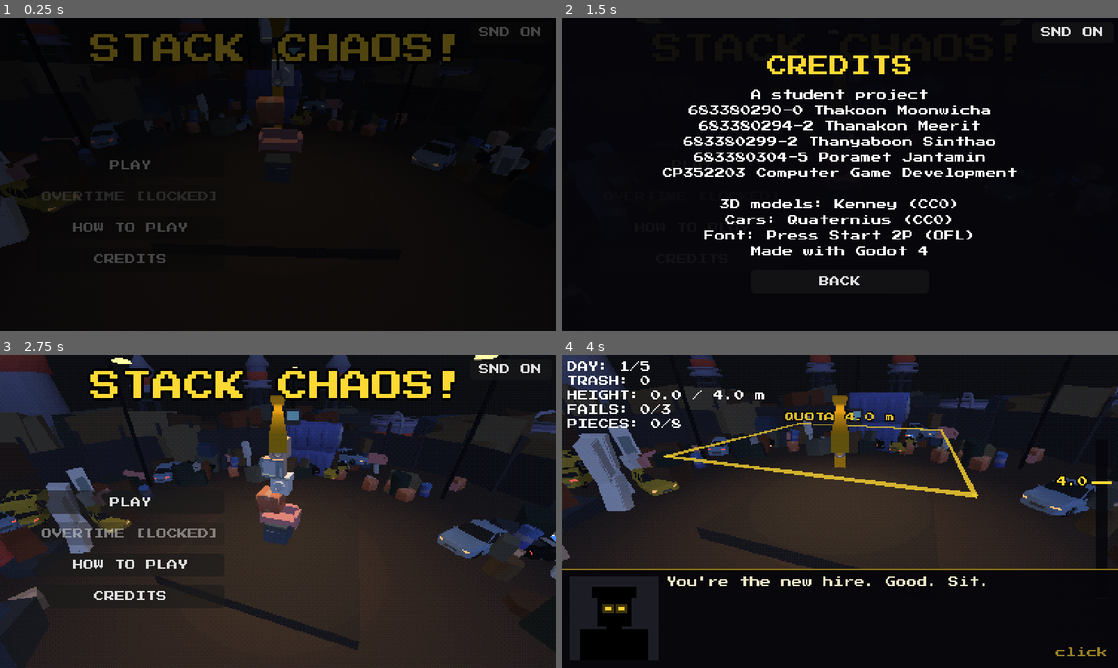
Above: before the commit, frames 1-4 (two rows, left to right).
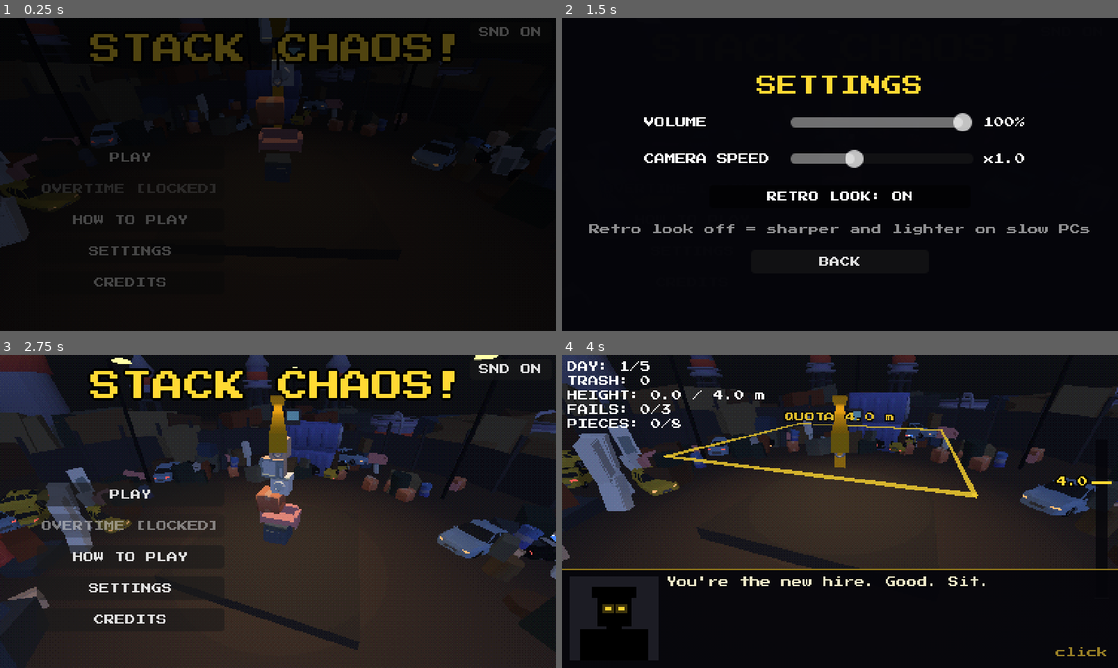
Above: after the commit, the same moments.

Repository: coconutTM/Stack-Chaos
Game: Godot game, scene res://scenes/main.tscn
The game is run twice, just before and just after one commit, with the same random seed, the same clock (stepped at 60 frames per second) and the same inputs.
Inputs (mouse positions are in pixels of both pictures, inside the frame that each line leads up to):
- Up to frame 1 (0.25 s): no input
- Up to frame 2 (1.5 s): click "SND ON" at 0.5 s; click (689, 252) at 1.25 s, where only the run after the commit has a clickable "SETTINGS"
- Up to frame 3 (2.75 s): click "BACK" at 2 s
- Up to frame 4 (4 s): click "PLAY" at 2.75 s; tap Enter at 3.5 s; move the mouse to (962, 495) at 3.52 s; tap P at 3.6 s; click (962, 495) at 3.67 s

The runs differ from the first frame. In frame 1, 1.8% of the frame differs, in the area x 7-39%, y 43-86%; in frame 2, 9.6%, in the area x 4-98%, y 2-86%; in frame 3, 2.5%; in frame 4, nothing differs.

Commit message:
D1: SETTINGS page (volume, camera speed, retro look toggle)
SettingsPanel opens from the title menu and pause menu. Volume drives the
master bus, camera speed scales right-drag rotation, and Retro Look off
disables the dither post pass and vertex snapping for slow machines/web.
All values persist in user://settings.cfg.

Co-Authored-By: Claude Sonnet 5.5 <noreply@anthropic.com>

Diff:
--- a/scripts/main.gd
+++ b/scripts/main.gd
@@ -33,6 +33,7 @@
 var height_meter: HeightMeter
 var review: ReviewScreen
 var title_menu: TitleMenu
+var settings_panel: SettingsPanel
 var item_choice: ItemChoice
 var look: Ps1Look
 var modifiers: DayModifiers
@@ -72,6 +73,8 @@
 
 func _ready() -> void:
 	Settings.load_all()
+	Settings.apply_audio()
+	Psx.set_snap(Settings.retro_look)
 	GameTheme.apply(get_tree().root)
 	sfx = Sfx.new()
 	add_child(sfx)
@@ -108,6 +111,7 @@
 	title_menu.play_pressed.connect(_start_run)
 	title_menu.overtime_pressed.connect(_start_run.bind(true))
 	title_menu.clicked.connect(func() -> void: sfx.play("ui_click"))
+	title_menu.settings_pressed.connect(func() -> void: settings_panel.open())
 	review.tick.connect(func() -> void: sfx.play("ui_click", -6.0))
 	review.stamp.connect(func() -> void: sfx.play("item_get"))
 	items = ItemSystem.new(self)
@@ -128,7 +132,11 @@
 	pause_menu = PauseMenu.new()
 	pause_menu.can_pause = func() -> bool: return state == State.HOLDING or state == State.WAITING
 	pause_menu.quit_requested.connect(_go_title)
+	pause_menu.settings_requested.connect(func() -> void: settings_panel.open())
 	add_child(pause_menu)
+	settings_panel = SettingsPanel.new()   # เพิ่มหลัง PauseMenu → ได้รับ Esc ก่อน (ปิดหน้า SETTINGS ก่อนที่ Esc จะไปปิด pause)
+	add_child(settings_panel)
+	settings_panel.changed.connect(func() -> void: sfx.play("ui_click"))
 	add_child(FpsOverlay.new())
 	camera.tapped.connect(_on_camera_tapped)
 
--- a/scripts/orbit_camera.gd
+++ b/scripts/orbit_camera.gd
@@ -67,7 +67,7 @@
 		if _drag_dist > DRAG_THRESHOLD:
 			dragging = true
 		if dragging:
-			yaw -= event.relative.x * DRAG_SENS   # ลากขวา = ฉากหมุนตามเมาส์
+			yaw -= event.relative.x * DRAG_SENS * Settings.camera_sens   # ลากขวา = ฉากหมุนตามเมาส์
 
 
 func _update_transform() -> void:
--- a/scripts/pause_menu.gd
+++ b/scripts/pause_menu.gd
@@ -5,6 +5,7 @@
 # ใช้ get_tree().paused → ฟิสิกส์ / main.gd / เสียง หยุดหมด ส่วนเมนูนี้ทำงานต่อ (PROCESS_MODE_ALWAYS)
 
 signal quit_requested   # กด QUIT TO TITLE (main.gd พากลับหน้าแรก)
+signal settings_requested   # กด SETTINGS (main.gd เปิด SettingsPanel ทับเมนูนี้)
 
 var can_pause: Callable   # main ตั้งให้: คืน true เมื่อหยุดได้ (ระหว่างถือ/รอชิ้นนิ่งเท่านั้น)
 
@@ -52,6 +53,7 @@
 	title.add_theme_font_size_override("font_size", 16)
 	box.add_child(title)
 	box.add_child(_menu_button("RESUME", set_paused.bind(false)))
+	box.add_child(_menu_button("SETTINGS", func() -> void: settings_requested.emit()))
 	box.add_child(_menu_button("QUIT TO TITLE", _quit))
 	var hint := Label.new()
 	hint.text = "ESC to resume"
--- a/scripts/post_fx.gd
+++ b/scripts/post_fx.gd
@@ -7,10 +7,12 @@
 const BASE_HEIGHT := 240.0   # ความสูงอ้างอิงของเกม (project.godot viewport_height) ลาย dither ขยายตามความสูงจริงของจอ
 
 var _material: ShaderMaterial
+var _rect: ColorRect
 
 
 func _ready() -> void:
 	layer = 0
+	add_to_group("retro_post")   # หน้า SETTINGS สั่งเปิด/ปิดผ่านกลุ่มนี้ (set_enabled)
 	var rect := ColorRect.new()
 	rect.mouse_filter = Control.MOUSE_FILTER_IGNORE   # ห้ามกินคลิกของเกม
 	rect.set_anchors_and_offsets_preset(Control.PRESET_FULL_RECT)
@@ -18,9 +20,16 @@
 	m.shader = preload("res://shaders/psx_post.gdshader")
 	rect.material = m
 	add_child(rect)
+	_rect = rect
+	rect.visible = Settings.retro_look
 	_material = m
 	get_window().size_changed.connect(_update_scale)
 	_update_scale()
+
+
+# เปิด/ปิดโพสต์โปรเซสทั้งหน้าจอ (ปิด = ไม่ลดสี/ไม่มีลาย dither และประหยัดหนึ่ง pass เต็มจอ)
+func set_enabled(on: bool) -> void:
+	_rect.visible = on
 
 
 # canvas_items: 3D เรนเดอร์ที่ความละเอียดจริง → ให้ลาย dither หยาบเท่ากับตอน 426x240 (ปัดเป็นจำนวนเต็ม ลายไม่เบลอ)
--- a/scripts/psx.gd
+++ b/scripts/psx.gd
@@ -7,6 +7,8 @@
 const SHADER := preload("res://shaders/psx.gdshader")
 
 static var _cache := {}
+static var snap_enabled := true   # false = ปิด vertex snapping (Settings.retro_look) → ตั้ง snap_grid ละเอียดเกินกว่าจอ
+const SNAP_OFF := Vector2(8192.0, 4608.0)
 
 
 # material แชร์ตามสี (อย่าแก้ค่าบนตัวที่ได้จากนี่ ถ้าจะแก้ให้ duplicate() ก่อน)
@@ -22,8 +24,20 @@
 	m.set_shader_parameter("emission_energy", emission_energy)
 	if tex:
 		m.set_shader_parameter("albedo_tex", tex)
+	if not snap_enabled:
+		m.set_shader_parameter("snap_grid", SNAP_OFF)
 	_cache[key] = m
 	return m
+
+
+# เปิด/ปิด vertex snapping ของทุก material (ที่สร้างแล้วและที่จะสร้างต่อไป)
+static func set_snap(enabled: bool) -> void:
+	snap_enabled = enabled
+	for m in _cache.values():
+		if enabled:
+			(m as ShaderMaterial).set_shader_parameter("snap_grid", Vector2(426.0, 240.0))   # ค่าเดียวกับ default ใน shaders/psx.gdshader
+		else:
+			(m as ShaderMaterial).set_shader_parameter("snap_grid", SNAP_OFF)
 
 
 # แปลง material ที่ตั้งไว้ใน .tscn (StandardMaterial3D) เป็นสไตล์ PS1 ด้วยสีเดียวกัน
--- a/scripts/settings.gd
+++ b/scripts/settings.gd
@@ -6,6 +6,9 @@
 const PATH := "user://settings.cfg"
 
 static var muted := false
+static var volume := 1.0          # ความดังรวม 0-1 (ตั้งในหน้า SETTINGS) / muted คือปุ่ม SND ON/OFF แยกกัน
+static var camera_sens := 1.0     # ความไวตอนลากหมุนกล้อง (คูณ OrbitCamera.DRAG_SENS) 0.5-2.0
+static var retro_look := true     # true = dither + vertex snapping แบบ PS1 / false = ปิด (เครื่องช้า/เว็บ) ภาพคมขึ้นและเบาลง
 static var night_shift := false   # เคยจบเกมครบ 5 วันแล้ว (ตอน title/บทพูดวันแรกเปลี่ยนไปนิดหน่อย)
 static var best_overtime := 0       # กะ OVERTIME ที่ผ่านได้มากสุดในรอบเดียว
 static var best_grades: Array = [-1, -1, -1, -1, -1]   # เกรดดีสุดของแต่ละวัน (index ใน GameData.GRADES, 0 = S, -1 = ยังไม่เคยผ่าน)
@@ -16,6 +19,9 @@
 	if cfg.load(PATH) != OK:
 		return
 	muted = cfg.get_value("audio", "muted", false)
+	volume = clampf(float(cfg.get_value("audio", "volume", 1.0)), 0.0, 1.0)
+	camera_sens = clampf(float(cfg.get_value("controls", "camera_sens", 1.0)), 0.5, 2.0)
+	retro_look = bool(cfg.get_value("graphics", "retro_look", true))
 	night_shift = cfg.get_value("progress", "night_shift", false)
 	best_overtime = cfg.get_value("progress", "best_overtime", 0)
 	var saved: Variant = cfg.get_value("progress", "best_grades", best_grades)
@@ -26,10 +32,19 @@
 static func save_all() -> void:
 	var cfg := ConfigFile.new()
 	cfg.set_value("audio", "muted", muted)
+	cfg.set_value("audio", "volume", volume)
+	cfg.set_value("controls", "camera_sens", camera_sens)
+	cfg.set_value("graphics", "retro_look", retro_look)
 	cfg.set_value("progress", "night_shift", night_shift)
 	cfg.set_value("progress", "best_grades", best_grades)
 	cfg.set_value("progress", "best_overtime", best_overtime)
 	cfg.save(PATH)
+
+
+# ใช้ค่าความดังกับ bus หลัก (เรียกตอนเปิดเกมและตอนเลื่อนสไลเดอร์) / ปุ่ม mute ใช้ set_bus_mute แยก (ดู SoundToggle)
+static func apply_audio() -> void:
+	AudioServer.set_bus_volume_db(0, linear_to_db(maxf(volume, 0.0001)))
+	AudioServer.set_bus_mute(0, muted)
 
 
 # จดเกรดของวันนั้นถ้าดีกว่าที่เคยได้ / คืน true ถ้าเป็นสถิติใหม่
--- /dev/null
+++ b/scripts/settings_panel.gd
@@ -0,0 +1,161 @@
+class_name SettingsPanel
+extends CanvasLayer
+
+# หน้า SETTINGS (พิกัด 426x240): ความดัง / ความไวหมุนกล้อง / ลุคเรโทร (dither + vertex snapping) / ใช้ได้ทั้งหน้า title และตอน pause
+# ค่าเก็บใน Settings (user://settings.cfg) / ทำงานต่อได้ตอนเกมถูก pause (PROCESS_MODE_ALWAYS)
+
+signal closed
+signal changed     # ปล่อยสไลเดอร์/กดปุ่ม (ไว้เล่นเสียงตัวอย่าง)
+
+var _volume: HSlider
+var _volume_value: Label
+var _sens: HSlider
+var _sens_value: Label
+var _retro: Button
+var _loading := false
+
+
+func _ready() -> void:
+	layer = 16   # เหนือ PauseMenu (15) ให้เปิดจากเมนู pause ได้ ใต้จอมืดตอนเปลี่ยนฉาก (ScreenFx 20)
+	process_mode = Node.PROCESS_MODE_ALWAYS
+	var bg := ColorRect.new()
+	bg.color = Color(0.02, 0.02, 0.04, 0.99)
+	bg.set_anchors_and_offsets_preset(Control.PRESET_FULL_RECT)
+	bg.mouse_filter = Control.MOUSE_FILTER_STOP   # กินคลิกไม่ให้ทะลุไปปุ่มด้านหลัง
+	add_child(bg)
+
+	var box := VBoxContainer.new()
+	box.set_anchors_and_offsets_preset(Control.PRESET_CENTER)
+	box.grow_horizontal = Control.GROW_DIRECTION_BOTH
+	box.grow_vertical = Control.GROW_DIRECTION_BOTH
+	box.alignment = BoxContainer.ALIGNMENT_CENTER
+	box.add_theme_constant_override("separation", 12)
+	bg.add_child(box)
+
+	var title := Label.new()
+	title.text = "SETTINGS"
+	title.horizontal_alignment = HORIZONTAL_ALIGNMENT_CENTER
+	title.add_theme_font_size_override("font_size", 16)
+	title.add_theme_color_override("font_color", Color(1.0, 0.85, 0.2))
+	box.add_child(title)
+
+	_volume = _slider(0.0, 1.0, 0.05)
+	_volume_value = Label.new()
+	box.add_child(_row("VOLUME", _volume, _volume_value))
+	_volume.value_changed.connect(_on_volume)
+	_volume.drag_ended.connect(func(_c: bool) -> void: changed.emit())
+
+	_sens = _slider(0.5, 2.0, 0.1)
+	_sens_value = Label.new()
+	box.add_child(_row("CAMERA SPEED", _sens, _sens_value))
+	_sens.value_changed.connect(_on_sens)
+	_sens.drag_ended.connect(func(_c: bool) -> void: changed.emit())
+
+	_retro = Button.new()
+	_retro.toggle_mode = true
+	_retro.focus_mode = Control.FOCUS_NONE
+	_retro.custom_minimum_size = Vector2(200, 18)
+	_retro.add_theme_font_size_override("font_size", 8)
+	_retro.toggled.connect(_on_retro)
+	_retro.size_flags_horizontal = Control.SIZE_SHRINK_CENTER
+	box.add_child(_retro)
+
+	var hint := Label.new()
+	hint.text = "Retro look off = sharper and lighter on slow PCs"
+	hint.horizontal_alignment = HORIZONTAL_ALIGNMENT_CENTER
+	hint.add_theme_font_size_override("font_size", 8)
+	hint.modulate = Color(1, 1, 1, 0.55)
+	box.add_child(hint)
+
+	var back := Button.new()
+	back.text = "BACK"
+	back.focus_mode = Control.FOCUS_NONE
+	back.custom_minimum_size = Vector2(136, 18)
+	back.add_theme_font_size_override("font_size", 8)
+	back.size_flags_horizontal = Control.SIZE_SHRINK_CENTER
+	back.pressed.connect(close)
+	box.add_child(back)
+	visible = false
+
+
+func _slider(lo: float, hi: float, step: float) -> HSlider:
+	var s := HSlider.new()
+	s.min_value = lo
+	s.max_value = hi
+	s.step = step
+	s.focus_mode = Control.FOCUS_NONE
+	s.custom_minimum_size = Vector2(140, 14)
+	s.size_flags_vertical = Control.SIZE_SHRINK_CENTER
+	return s
+
+
+# แถว: ชื่อ (ซ้าย) + สไลเดอร์ + ค่า (ขวา)
+func _row(name: String, slider: HSlider, value: Label) -> HBoxContainer:
+	var row := HBoxContainer.new()
+	row.alignment = BoxContainer.ALIGNMENT_CENTER
+	row.add_theme_constant_override("separation", 8)
+	var l := Label.new()
+	l.text = name
+	l.custom_minimum_size = Vector2(104, 0)
+	l.add_theme_font_size_override("font_size", 8)
+	row.add_child(l)
+	row.add_child(slider)
+	value.custom_minimum_size = Vector2(40, 0)
+	value.add_theme_font_size_override("font_size", 8)
+	row.add_child(value)
+	return row
+
+
+func open() -> void:
+	_loading = true   # ตั้งค่าเริ่มต้นของ UI โดยไม่ให้ไปเรียก handler (ไม่งั้นเขียนไฟล์ซ้ำ)
+	_volume.value = Settings.volume
+	_sens.value = Settings.camera_sens
+	_retro.button_pressed = Settings.retro_look
+	_loading = false
+	_refresh_texts()
+	visible = true
+
+
+func close() -> void:
+	if not visible:
+		return
+	visible = false
+	Settings.save_all()
+	closed.emit()
+
+
+func _refresh_texts() -> void:
+	_volume_value.text = "%d%%" % roundi(_volume.value * 100.0)
+	_sens_value.text = "x%.1f" % _sens.value
+	_retro.text = "RETRO LOOK: %s" % ("ON" if _retro.button_pressed else "OFF")
+
+
+func _on_volume(v: float) -> void:
+	if _loading:
+		return
+	Settings.volume = v
+	Settings.apply_audio()
+	_refresh_texts()
+
+
+func _on_sens(v: float) -> void:
+	if _loading:
+		return
+	Settings.camera_sens = v
+	_refresh_texts()
+
+
+func _on_retro(on: bool) -> void:
+	if _loading:
+		return
+	Settings.retro_look = on
+	Psx.set_snap(on)
+	get_tree().call_group("retro_post", "set_enabled", on)
+	_refresh_texts()
+	changed.emit()
+
+
+func _unhandled_input(event: InputEvent) -> void:
+	if visible and event is InputEventKey and event.pressed and not event.echo and event.keycode == KEY_ESCAPE:
+		close()
+		get_viewport().set_input_as_handled()
--- a/scripts/sound_toggle.gd
+++ b/scripts/sound_toggle.gd
@@ -29,5 +29,5 @@
 
 
 func _apply() -> void:
-	AudioServer.set_bus_mute(0, Settings.muted)
+	Settings.apply_audio()
 	_button.text = "SND OFF" if Settings.muted else "SND ON"
--- a/scripts/title_menu.gd
+++ b/scripts/title_menu.gd
@@ -6,6 +6,7 @@
 
 signal play_pressed
 signal overtime_pressed
+signal settings_pressed
 signal clicked            # กดปุ่มใดก็ตาม (ไว้ผูกเสียงคลิก)
 
 # บรรทัดในหน้า CREDITS (ภาษาอังกฤษ เพราะฟอนต์ไม่มีอักษรไทย) — เพิ่มชื่อทีมที่นี่ได้
@@ -61,12 +62,13 @@
 	box.mouse_filter = Control.MOUSE_FILTER_IGNORE
 	box.add_theme_constant_override("separation", 6)
 	box.offset_left = 28.0
-	box.offset_top = 104.0
+	box.offset_top = 98.0
 	_root.add_child(box)
 	box.add_child(_button("PLAY", func() -> void: play_pressed.emit()))
 	_overtime_button = _button("OVERTIME", func() -> void: overtime_pressed.emit())
 	box.add_child(_overtime_button)
 	box.add_child(_button("HOW TO PLAY", _open_panel.bind("HOW TO PLAY", HOW_TO_LINES)))
+	box.add_child(_button("SETTINGS", func() -> void: settings_pressed.emit()))
 	box.add_child(_button("CREDITS", _open_panel.bind("CREDITS", CREDITS_LINES)))
 
 	_footer = _label("", 8, 222.0, 10.0)
Not shown, added: scripts/settings_panel.gd.uid
Not shown, changed: CLAUDE.md
